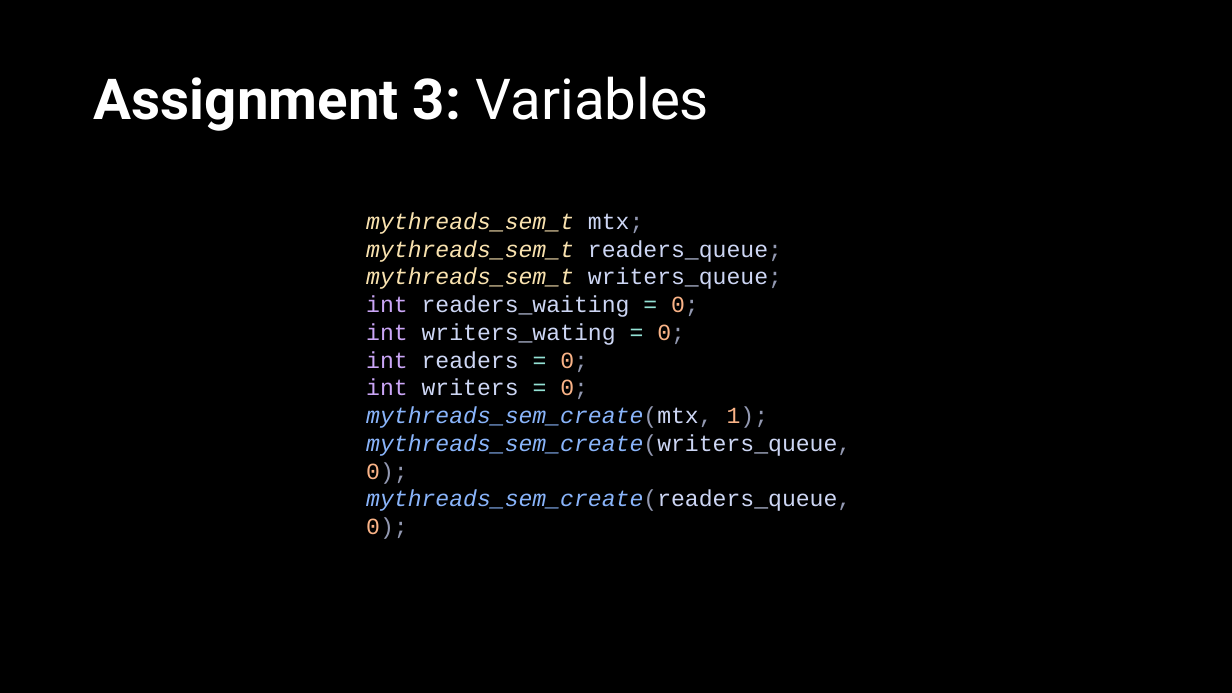
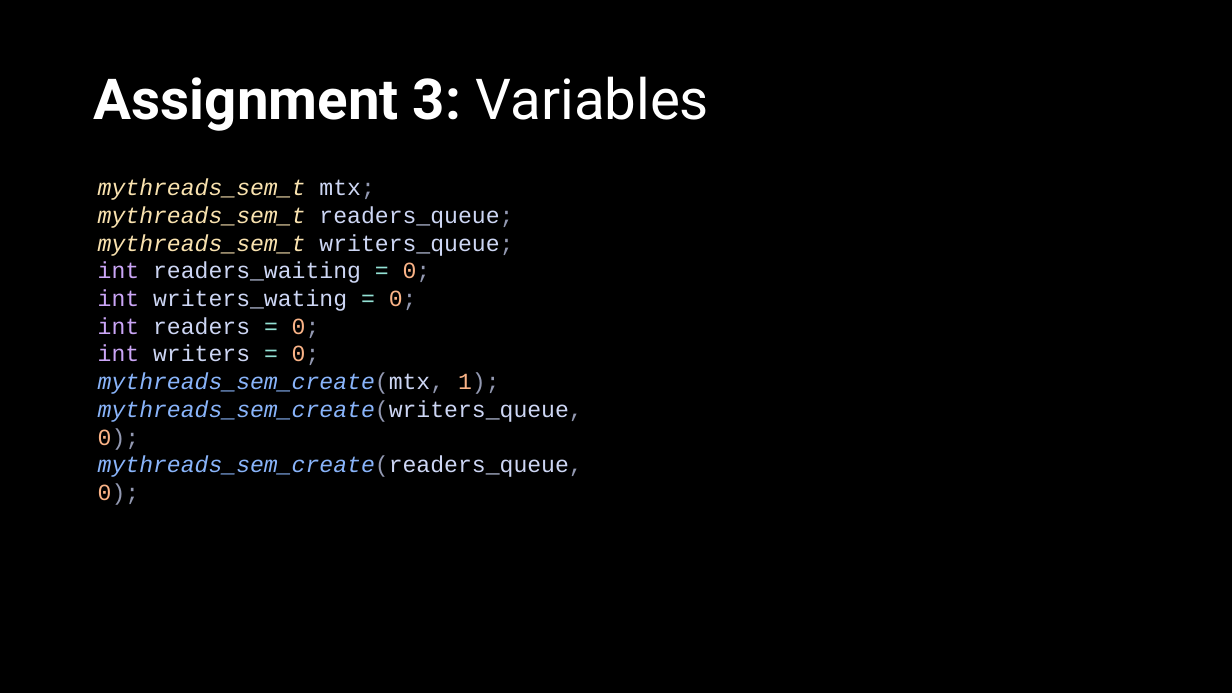
Before and after one commit to ACrispyCookie/ECE321-Concurrent-Programming, a slide deck: slide 42 of Project4/G9-4.pptx (slide 32 before the commit). Drawn at 1232x693 pixels with LibreOffice and Linux fonts; fonts in the diff are those of the drawing. Boxes give left, top, right and bottom in pixels: in the first picture for what was removed or moved away, otherwise in the second. Text is boxed around its words. In the diff, an @@ line names an element or a change of style, - is before the commit and + after.

```diff
--- a/Project4/G9-4.pptx
+++ b/Project4/G9-4.pptx
@@ text "mythreads_sem_t mtx;": place and size @@
-text "mythreads_sem_t mtx;" at [366, 212, 851, 539]
+text "mythreads_sem_t mtx;" at [98, 178, 583, 505]
```
Also in this commit, not shown: 25 other slides changed, 12 slides added, 2 slides removed, 32 other files.
